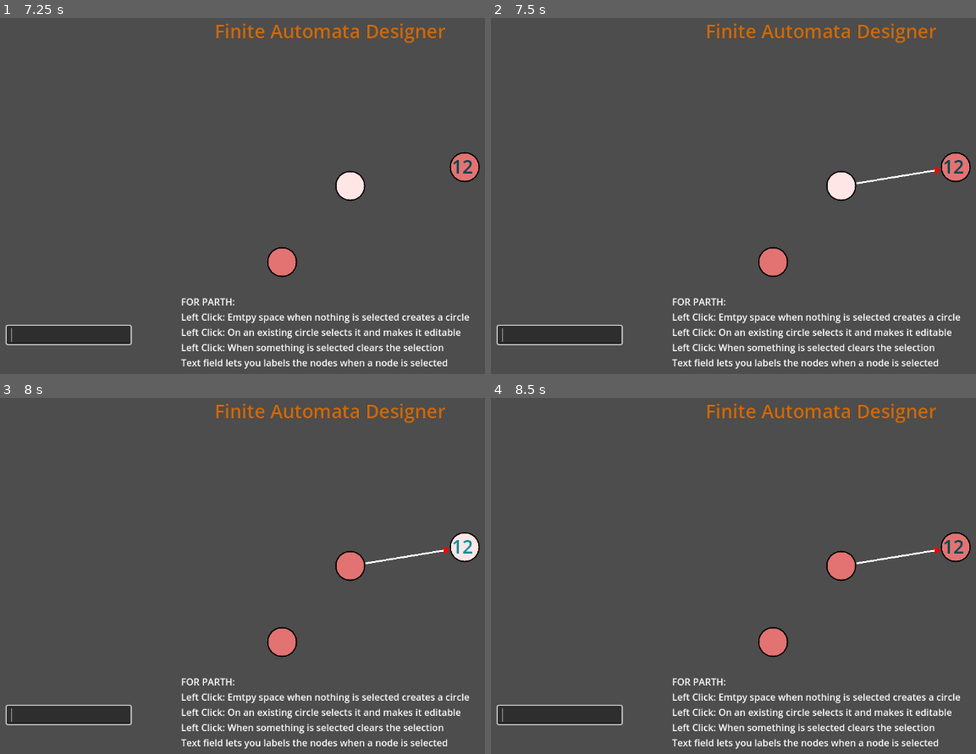
Above: before the commit, frames 1-4 (two rows, left to right).
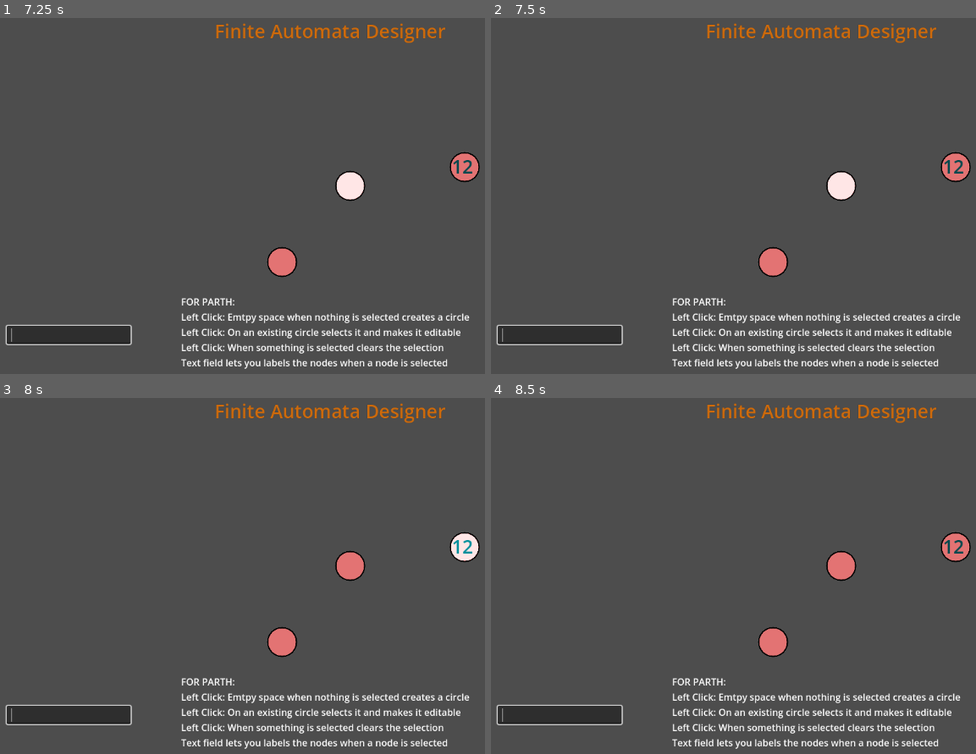
Above: after the commit, the same moments.

Repository: ParthP22/FiniteAutomataDesigner
Game: Godot game, scene res://main.tscn
Same seed, same stepped clock (60 frames per second), same inputs: the game is played once before the commit and once after it.
Inputs (mouse positions are in pixels of both pictures, inside the frame that each line leads up to):
- Up to frame 1 (7.25 s): click (67, 334) at 0.52 s; type "12" at 0.6 s; tap Enter at 1.25, 2.75, 4.25 s; move the mouse to (465, 167) at 1.27 s; press the mouse at (465, 167) at 1.28 s; right-click (465, 167) at 1.55 s; release the mouse at (465, 167) at 2 s; tap Space at 2, 3.5, 5 s; drag from (465, 167) to (281, 260) at 2.02 s; move the mouse to (383, 103) at 2.77 s; hold Shift (shift_right_click) 2.78-3.5 s; click (383, 103) at 3.05 s; drag from (281, 260) to (111, 128) at 3.52 s; drag from (281, 263) to (465, 167) at 4.27 s; drag from (111, 128) to (213, 89) at 5.02 s; move the mouse to (349, 185) at 5.77 s; press the mouse at (349, 185) at 5.78 s; right-click (349, 185) at 6.05 s; release the mouse at (349, 185) at 6.5 s; drag from (349, 185) to (179, 203) at 6.52 s
- Up to frame 2 (7.5 s): move the mouse to (956, 167) at 7.27 s; hold Shift (shift_right_click) from 7.28 s (still down)
- Up to frame 3 (8 s): keep holding Shift (shift_right_click); click (465, 547) at 7.55 s
- Up to frame 4 (8.5 s): release Shift (shift_right_click) at 8 s; drag from (670, 583) to (956, 547) at 8.02 s

Frame 1 is identical in both runs. In frame 2, 0.1% of the frame differs, in the area x 75-93%, y 41-47%; in frame 3, 0.1%; in frame 4, 0.1%.
Error after the commit: Invalid call to function 'add_to_outgoing' in base 'RigidBody2D (fa_node.gd)'. Expected 2 arguments. (res://main.gd:107)

Commit message:
Working on arrows again, moving arrow draw and tracking logic to fa_nodes

Diff:
--- a/finite-automata-designer/fa_node.gd
+++ b/finite-automata-designer/fa_node.gd
@@ -3,8 +3,8 @@
 var is_end_state: bool = false
 var self_looping = false
 var _label: Label = null
-var _out_going_to: Array = []
-var _incoming: Array = []
+var _out_going_to: Dictionary = {}
+var _incoming: Dictionary = {}
 @onready var _light: PointLight2D = $PointLight2D
 # Called when the node enters the scene tree for the first time.
 func _ready():
@@ -21,13 +21,13 @@
 	_label.text = ""
 	_label.text = new_label_text
 
-func add_to_outgoing(node: Object):
-	if !_contains_node_out_going(node):
-		_out_going_to.append(node)
+func add_to_outgoing(node: Object, arrow: Object):
+	if !_out_going_to.has(node):
+		_out_going_to[node] = arrow
 
-
-func add_to_incoming(node: Object):
-	_incoming.append(node)
+func add_to_incoming(node: Object, arrow: Object):
+	if !_incoming:
+		_incoming[node] = arrow
 
 func toggle_light():
 	if _light.energy > 1.1:
@@ -48,6 +48,7 @@
 			print("The node already points to this one!!")
 			return true
 	return false
+
 func contains(node: Object):
 	for n in _out_going_to:
 		if n == node:
--- a/finite-automata-designer/fa_node_2.tscn
+++ b/finite-automata-designer/fa_node_2.tscn
@@ -2,12 +2,28 @@
 
 [ext_resource type="Script" path="res://fa_node.gd" id="1_quw3j"]
 [ext_resource type="Texture2D" uid="uid://bqegqmqoqoyds" path="res://circle_FA.png" id="2_1gxso"]
-[ext_resource type="Script" path="res://node_click.gd" id="3_3is0d"]
 [ext_resource type="Texture2D" uid="uid://cwmnyi852dhg7" path="res://fa_light.png" id="4_fnl2a"]
 
 [sub_resource type="LabelSettings" id="LabelSettings_vu1vr"]
 font_size = 32
 font_color = Color(0, 0.621665, 0.677136, 1)
+
+[sub_resource type="GDScript" id="GDScript_4xnxh"]
+script/source = "extends Area2D
+
+# Called when the node enters the scene tree for the first time.
+func _ready():
+	pass # Replace with function body.
+
+
+# Called every frame. 'delta' is the elapsed time since the previous frame.
+func _process(delta):
+	pass
+
+func _input_event(viewport, event, shape_idx):
+	if event.is_action_pressed(\"left_click\"):
+		print(\"Clicked on me!\", get_parent().speak_up())
+"
 
 [sub_resource type="CircleShape2D" id="CircleShape2D_k03c7"]
 radius = 26.1725
@@ -43,7 +59,7 @@
 vertical_alignment = 1
 
 [node name="Area2D" type="Area2D" parent="."]
-script = ExtResource("3_3is0d")
+script = SubResource("GDScript_4xnxh")
 
 [node name="CollisionShape2D" type="CollisionShape2D" parent="Area2D"]
 shape = SubResource("CircleShape2D_k03c7")
--- a/finite-automata-designer/main.gd
+++ b/finite-automata-designer/main.gd
@@ -88,13 +88,14 @@
 		#Check collision with another node
 		var node = return_ray_point_result()
 		# collision check with self
+		# HAVE THE FA_NODES DRAW THE ARROWS THEMSELVE!!!! it makes the logic easier to check arrows
 		if node == _selected_node:
 			if !node.self_looping:
 				node.self_looping = true
-				node.add_to_outgoing(node)
 				var self_arrow = preload("res://Arrow.tscn").instantiate()
 				self_arrow.start_node = _selected_node
 				self_arrow.end_node = _selected_node
+				node.add_to_outgoing(node, self_arrow)
 				add_child(self_arrow)
 				print("making self loop")
 				return
--- a/finite-automata-designer/node_click.gd
+++ /dev/null
@@ -1,14 +0,0 @@
-extends Area2D
-
-# Called when the node enters the scene tree for the first time.
-func _ready():
-	pass # Replace with function body.
-
-
-# Called every frame. 'delta' is the elapsed time since the previous frame.
-func _process(delta):
-	pass
-
-func _input_event(viewport, event, shape_idx):
-	if event.is_action_pressed("left_click"):
-		print("Clicked on me!", get_parent().speak_up())
